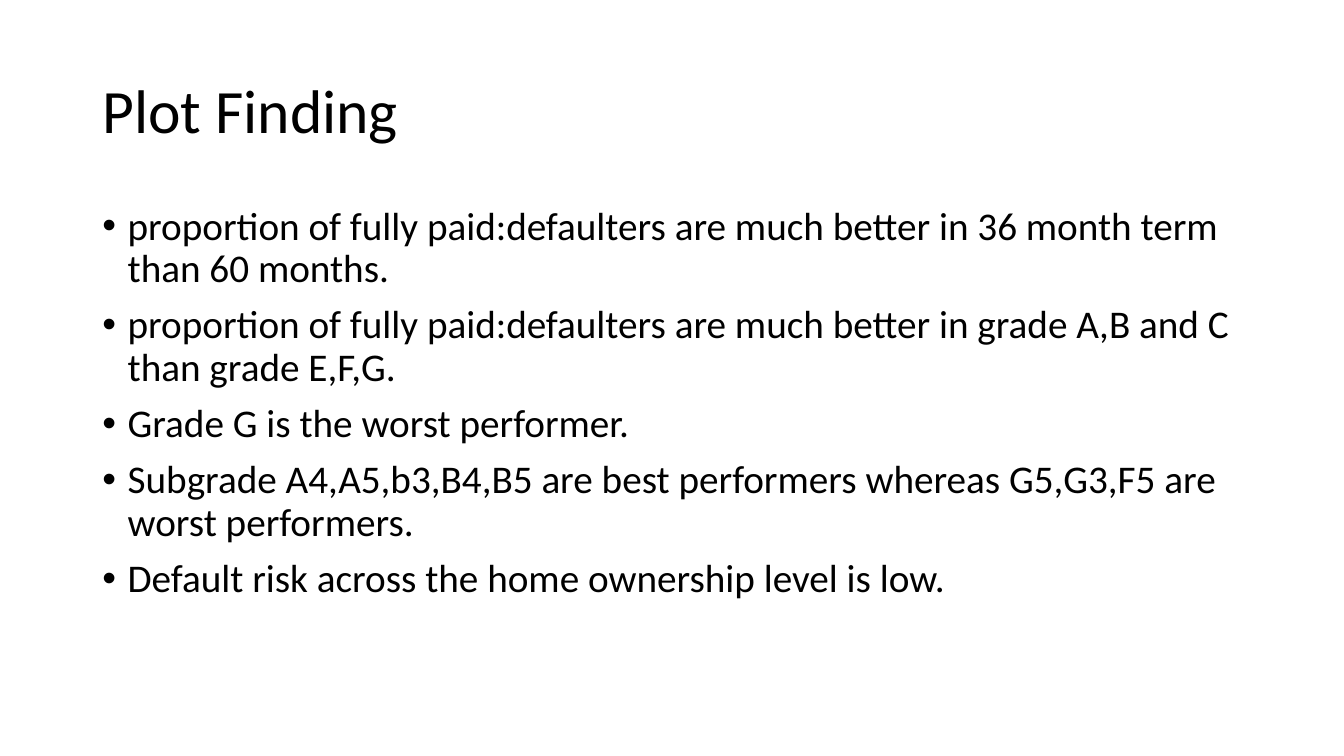
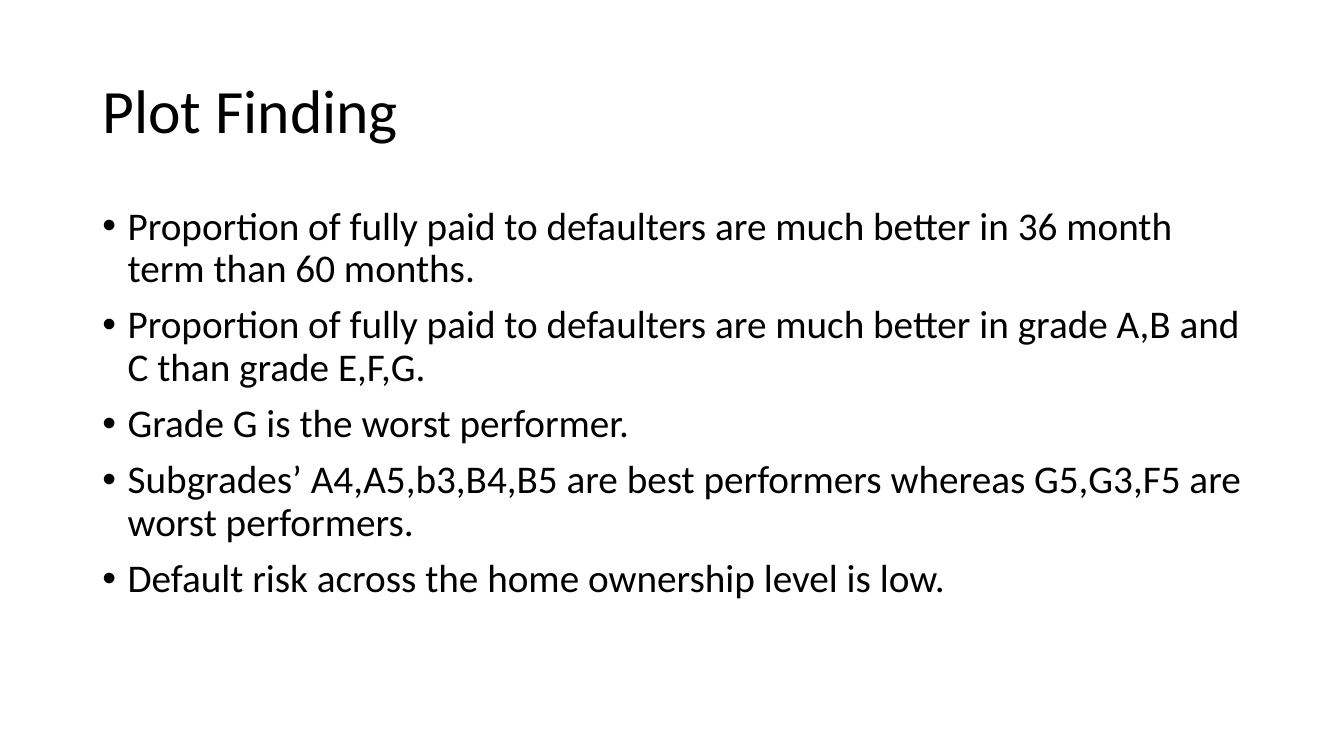
Before and after one commit to CharlieThomasCTG/LendingClubEDA, a slide deck: slide 6 of EDA LENDING CLUB.pptx. Drawn at 1344x756 pixels with LibreOffice and Linux fonts; fonts in the diff are those of the drawing. Boxes give left, top, right and bottom in pixels: in the first picture for what was removed or moved away, otherwise in the second. Text is boxed around its words. In the diff, an @@ line names an element or a change of style, - is before the commit and + after.

```diff
--- a/EDA LENDING CLUB.pptx
+++ b/EDA LENDING CLUB.pptx
@@ text at (128,212,1240,388): text changed @@
-• proportion of fully paid:defaulters are much better in 36 month term than 60 months.
-• proportion of fully paid:defaulters are much better in grade A,B and C than grade E,F,G.
+• Proportion of fully paid to defaulters are much better in 36 month term than 60 months.
+• Proportion of fully paid to defaulters are much better in grade A,B and C than grade E,F,G.
@@ text at (128,465,1240,543): text changed @@
-• Subgrade A4,A5,b3,B4,B5 are best performers whereas G5,G3,F5 are worst performers.
+• Subgrades’ A4,A5,b3,B4,B5 are best performers whereas G5,G3,F5 are worst performers.
```
Also in this commit, not shown: 5 other slides changed, 6 slides added, 1 slide removed.
